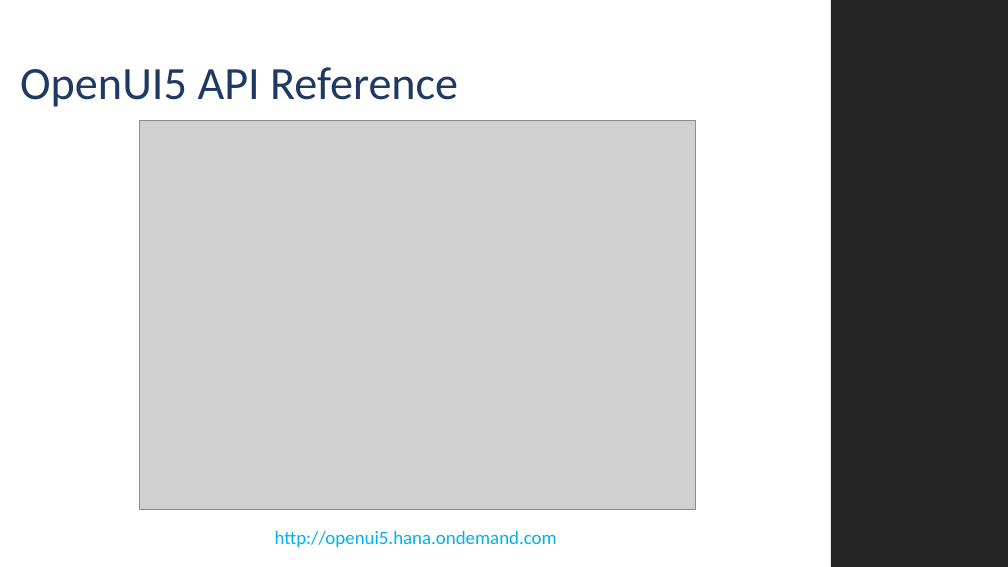
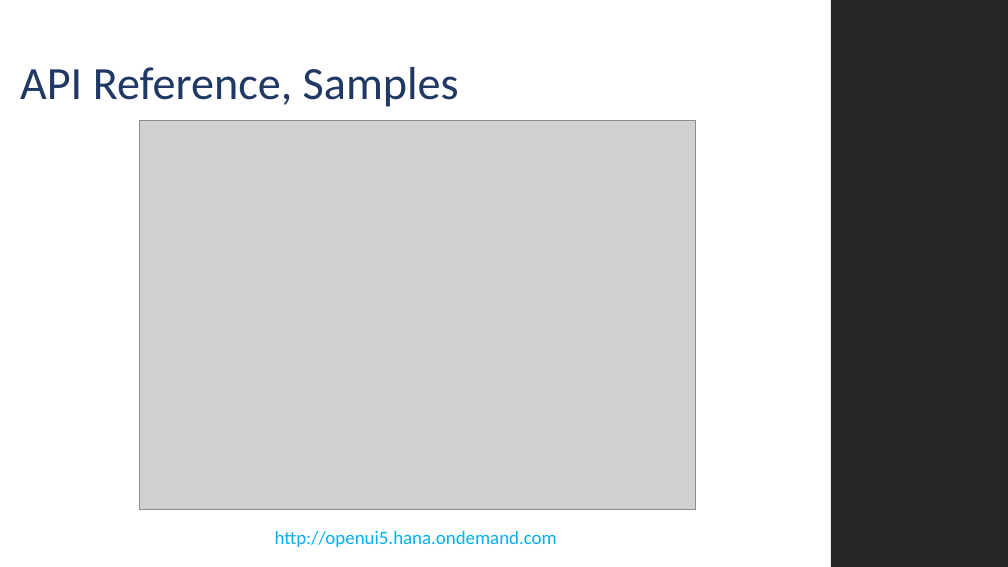
Before and after one commit to MJZSoft/OpenUI5Tutorial, a slide deck: slide 3 of Presentations/UI5_002.pptx. Drawn at 1008x567 pixels with LibreOffice and Linux fonts; fonts in the diff are those of the drawing; grey boxes stand for pictures; background and template pictures are left out. Boxes give left, top, right and bottom in pixels: in the first picture for what was removed or moved away, otherwise in the second. Text is boxed around its words. In the diff, an @@ line names an element or a change of style, - is before the commit and + after.

```diff
--- a/Presentations/UI5_002.pptx
+++ b/Presentations/UI5_002.pptx
@@ title at [20, 67, 459, 107]: text changed @@
-OpenUI5 API Reference
+API Reference, Samples
```
Also in this commit, not shown: 1 slide added, 30 other files.
